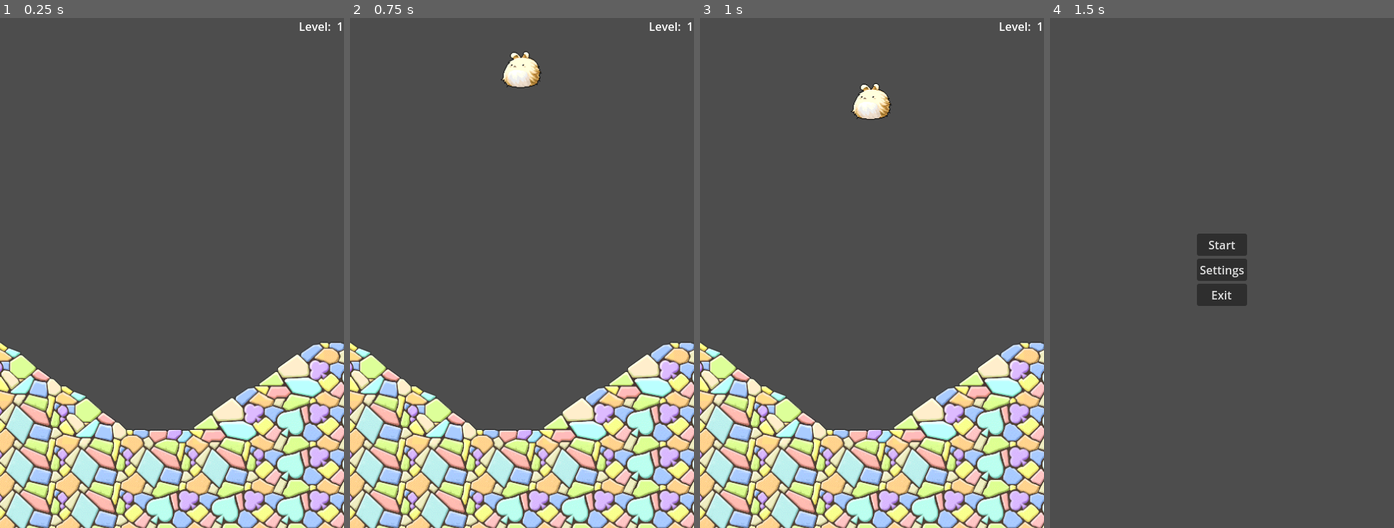
Above: before the commit, frames 1-4 (left to right).
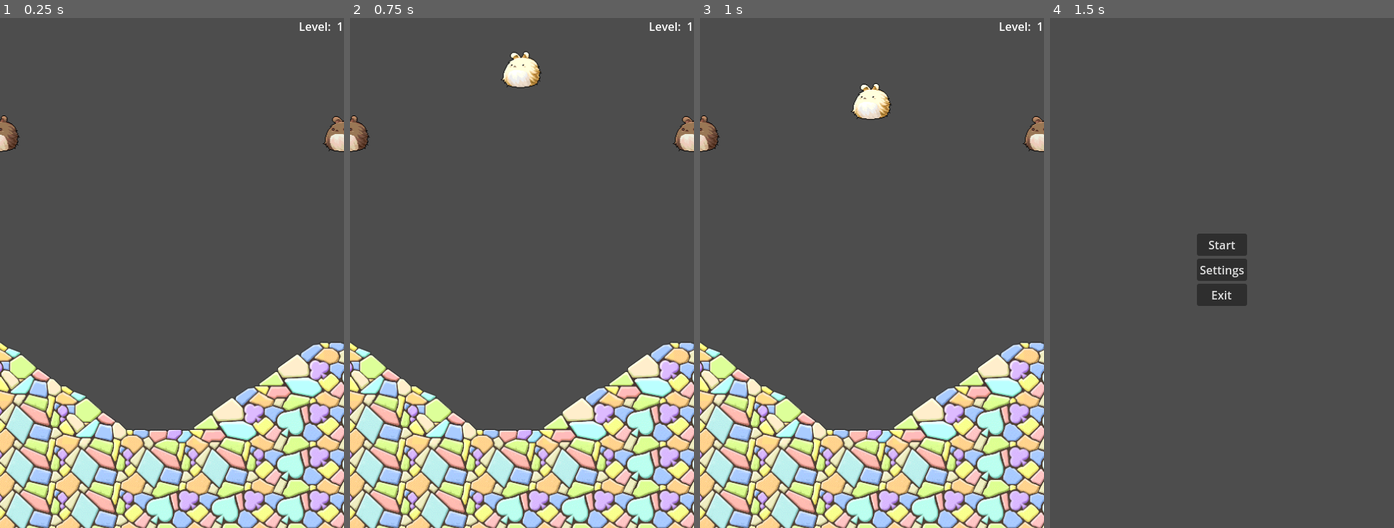
Above: after the commit, the same moments.

Repository: ztcjoe93/cat-game
Game: Godot game, scene res://container.tscn
Two runs of this game, one before a commit and one after it. Both use one fixed random seed, a clock stepped at 60 frames per second and the inputs below.
Inputs (mouse positions are in pixels of both pictures, inside the frame that each line leads up to):
- Up to frame 1 (0.25 s): no input
- Up to frame 2 (0.75 s): tap Enter at 0.5 s; move the mouse to (522, 63) at 0.52 s; click (522, 63) at 0.6 s
- Up to frame 3 (1 s): no input
- Up to frame 4 (1.5 s): move the mouse to (1153, 293) at 1.27 s; tap Q at 1.35 s; click (1153, 293) at 1.42 s

The runs differ from the first frame. In frame 1, 0.6% of the frame differs, in the area x 0-100%, y 19-27%; in frame 2, 0.6%; in frame 3, 0.6%; in frame 4, nothing differs.

Commit message:
feat(endline): base implementation for limit-height

Diff:
--- /dev/null
+++ b/LimitLine.gd
@@ -0,0 +1,23 @@
+extends Area2D
+
+
+# Called when the node enters the scene tree for the first time.
+func _ready():
+	pass # Replace with function body.
+
+
+# Called every frame. 'delta' is the elapsed time since the previous frame.
+func _process(delta):
+	pass
+
+func _on_body_entered(body):
+	if body is Blob:
+		print("starting timer as blob entered limit line")
+		body.in_limit = true
+		body.start_timer()
+
+func _on_body_exited(body):
+	if body is Blob:
+		print("blob exiting area")
+		body.timer.stop()
+		body.in_limit = false
--- /dev/null
+++ b/Timer.gd
@@ -0,0 +1,11 @@
+extends Timer
+
+
+# Called when the node enters the scene tree for the first time.
+func _ready():
+	pass # Replace with function body.
+
+
+# Called every frame. 'delta' is the elapsed time since the previous frame.
+func _process(delta):
+	pass
--- a/blob.gd
+++ b/blob.gd
@@ -1,10 +1,13 @@
 class_name Blob extends RigidBody2D
 
 var parent: MainContainer
+var timer = null
+var limit_count: int = 0
 
 # expose variables to be modifiable from either editor/get_properties_list()
 @export var merged: bool = false
 @export var blob_type: String
+@export var in_limit: bool = false
 
 # constructor for blob
 func NewBlob(type: String, pos: Vector2) -> void:
@@ -17,11 +20,26 @@
 func _ready():
 	parent = get_parent() as MainContainer
 
+	# timer-related initialization
+	timer = Timer.new()
+	add_child(timer)
+	timer.timeout.connect(_on_timer_timeout)
+	timer.wait_time = 3.0
+	timer.one_shot = true
+
+func _on_timer_timeout() -> void:
+	print("timer ended -- in_limit: %s" % self.in_limit)
+	if self.in_limit:
+		print("reached line, game over")
+		parent.game_clear()
 
 func _on_body_entered(body) -> void:
 	if body is Blob and can_merge(self, body):
 		merge_sequence(self, body)
 
+func start_timer() -> void:
+	print("timer started")
+	timer.start()
 
 func can_merge(blob1: Blob, blob2: Blob) -> bool:
 	return blob1.blob_type == blob2.blob_type and !blob1.merged and !blob2.merged
@@ -33,6 +51,8 @@
 	blob2.merged = true
 	var mp : Vector2 = calculate_midpoint(blob1.position, blob2.position)
 	print("%s :: %s \n midpoint: %s" % [blob1.position, blob2.position, mp])
+	print("%s - %s\n" % [blob1.linear_velocity, blob2.linear_velocity])
+	var resultant_velocity: Vector2 = (blob1.linear_velocity + blob2.linear_velocity)/2
 
 	blob1.queue_free()
 	blob2.queue_free()
@@ -42,7 +62,7 @@
 		parent.game_clear()
 	else:
 		var next_blob: String = Utilities.cat_list[Utilities.cat_map[blob1.blob_type]["index"]+1]
-		parent.create_blob(next_blob, mp, blob1.linear_velocity)
+		parent.create_blob(next_blob, mp, resultant_velocity)
 
 
 func calculate_midpoint(pos1: Vector2, pos2: Vector2) -> Vector2:
--- a/drop_area.tscn
+++ b/drop_area.tscn
@@ -11,6 +11,7 @@
 [node name="CollisionShape2D" type="CollisionShape2D" parent="."]
 position = Vector2(238.5, 74.5)
 shape = SubResource("RectangleShape2D_l4exk")
+debug_color = Color(0.568627, 0.490196, 0.709804, 1)
 
 [connection signal="input_event" from="." to="." method="_on_input_event"]
 [connection signal="mouse_entered" from="." to="." method="_on_mouse_entered"]
--- a/wall.tscn
+++ b/wall.tscn
@@ -1,6 +1,11 @@
-[gd_scene load_steps=2 format=3 uid="uid://bu5ay75i6f88c"]
+[gd_scene load_steps=5 format=3 uid="uid://bu5ay75i6f88c"]
 
 [ext_resource type="Texture2D" uid="uid://cybg6ose7djed" path="res://assets/slope.png" id="1_e2u1s"]
+[ext_resource type="Texture2D" uid="uid://d68m452gdsfu" path="res://assets/brown.png" id="2_jq0yi"]
+[ext_resource type="Script" path="res://LimitLine.gd" id="2_kpsmv"]
+
+[sub_resource type="RectangleShape2D" id="RectangleShape2D_4l7y0"]
+size = Vector2(497, 20)
 
 [node name="wall" type="Node2D"]
 
@@ -13,4 +18,22 @@
 
 [node name="CollisionPolygon2D" type="CollisionPolygon2D" parent="StaticBody2D"]
 position = Vector2(0, 3.05176e-05)
-polygon = PackedVector2Array(0, 463, 30, 474, 52, 497, 74, 510, 85, 522, 94, 522, 117, 535, 178, 582, 271, 582, 295, 560, 325, 536, 356, 521, 387, 501, 391, 492, 418, 476, 441, 464, 448, 460, 480, 460, 479, 115, 519, 116, 517, 789, -34, 789, -32, 491, -30, 109, 0, 109)
+polygon = PackedVector2Array(0, 463, 30, 474, 52, 497, 74, 510, 85, 522, 94, 522, 117, 535, 178, 582, 271, 582, 295, 560, 325, 536, 356, 521, 387, 501, 391, 492, 418, 476, 441, 464, 448, 460, 480, 460, 478, 134, 517, 134, 517, 789, -34, 789, -32, 491, -29, 132, 0, 131)
+
+[node name="LimitLine" type="Area2D" parent="."]
+script = ExtResource("2_kpsmv")
+
+[node name="CollisionShape2D" type="CollisionShape2D" parent="LimitLine"]
+position = Vector2(240, 183)
+shape = SubResource("RectangleShape2D_4l7y0")
+
+[node name="Sprite2D" type="Sprite2D" parent="LimitLine"]
+position = Vector2(0, 170)
+texture = ExtResource("2_jq0yi")
+
+[node name="Sprite2D2" type="Sprite2D" parent="LimitLine"]
+position = Vector2(480, 170)
+texture = ExtResource("2_jq0yi")
+
+[connection signal="body_entered" from="LimitLine" to="LimitLine" method="_on_body_entered"]
+[connection signal="body_exited" from="LimitLine" to="LimitLine" method="_on_body_exited"]
